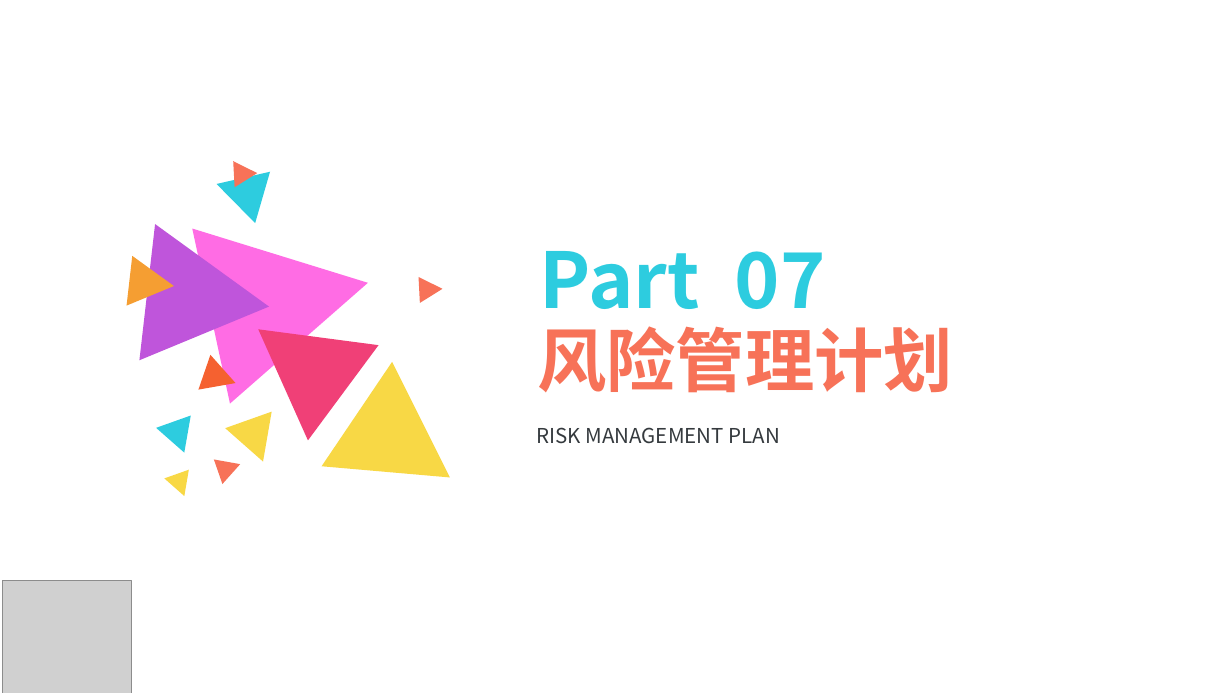
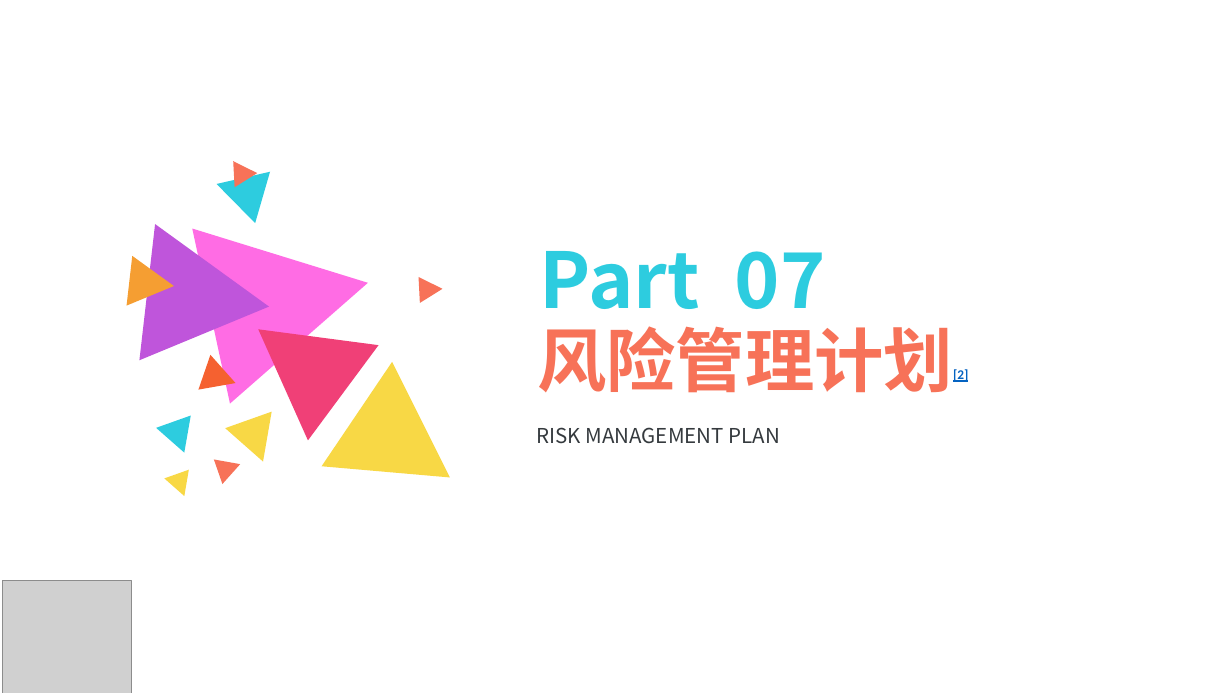
Before and after one commit to PRD2018-G12/Education-Assistant-System, a slide deck: slide 30 of 受控文档/计划/需求工程计划PPT.pptx (slide 31 before the commit). Drawn at 1232x693 pixels with LibreOffice and Linux fonts; fonts in the diff are those of the drawing; grey boxes stand for pictures. Boxes give left, top, right and bottom in pixels: in the first picture for what was removed or moved away, otherwise in the second. Text is boxed around its words. In the diff, an @@ line names an element or a change of style, - is before the commit and + after.

Commit message:
第九周更新
更新项目计划相关文档

```diff
--- a/受控文档/计划/需求工程计划PPT.pptx
+++ b/受控文档/计划/需求工程计划PPT.pptx
@@ text at (537, 326, 968, 393): text changed @@
-风险管理计划
+风险管理计划[2]
```
Also in this commit, not shown: 10 other slides changed, 1 slide removed, 4 other files.
